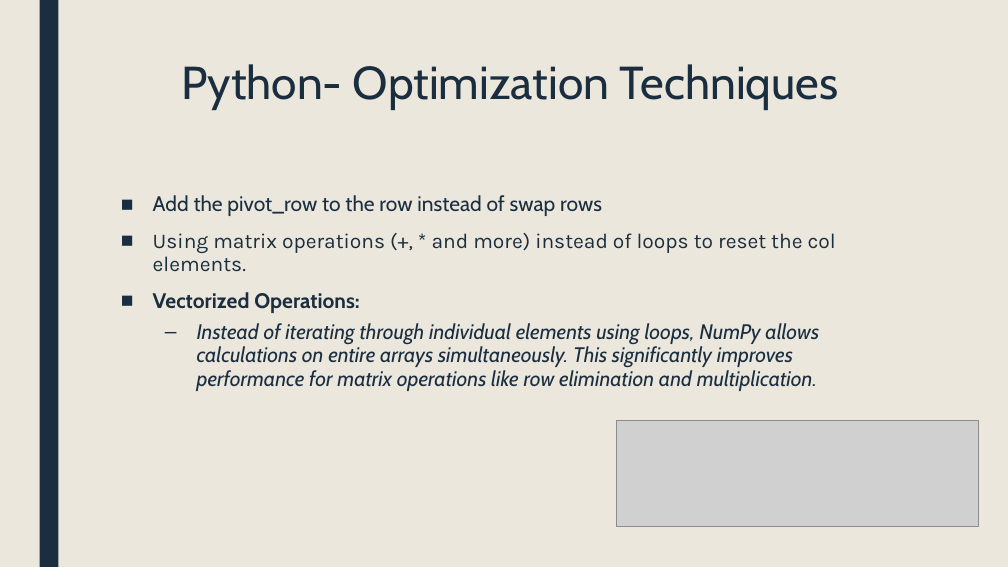
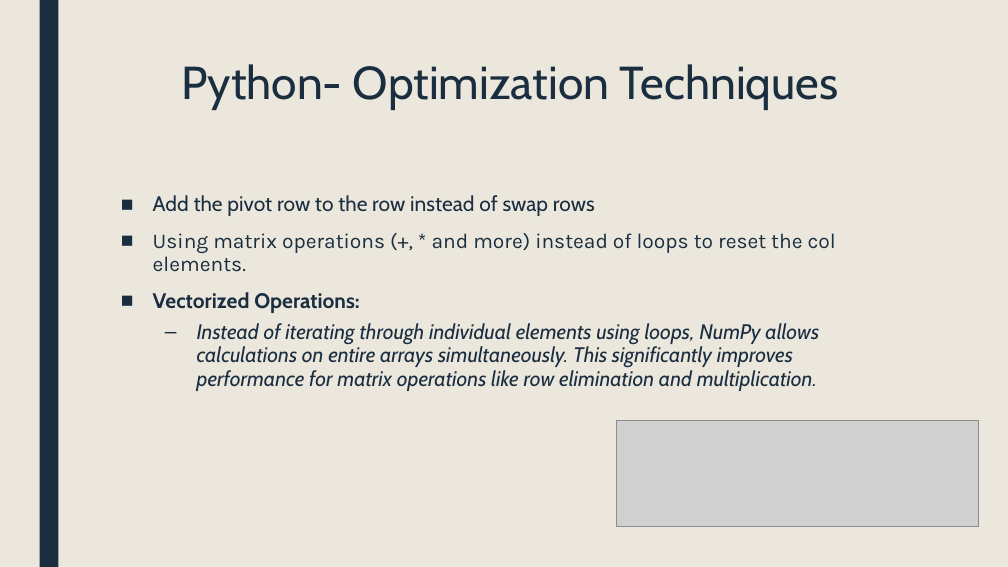
Before and after one commit to VitalMarciano/Matrix-methods, a slide deck: slide 6 of Matrix_Properties_Algorithms[1].pptx. Drawn at 1008x567 pixels with LibreOffice and Linux fonts; fonts in the diff are those of the drawing; grey boxes stand for pictures. Boxes give left, top, right and bottom in pixels: in the first picture for what was removed or moved away, otherwise in the second. Text is boxed around its words. In the diff, an @@ line names an element or a change of style, - is before the commit and + after.

```diff
--- a/Matrix_Properties_Algorithms[1].pptx
+++ b/Matrix_Properties_Algorithms[1].pptx
@@ text at <box>153,195,595,216</box>: text changed @@
-■ Add the pivot_row to the row instead of swap rows
+■ Add the pivot row to the row instead of swap rows
```
Also in this commit, not shown: 6 other slides changed, 1 slide added, 1 other file.
